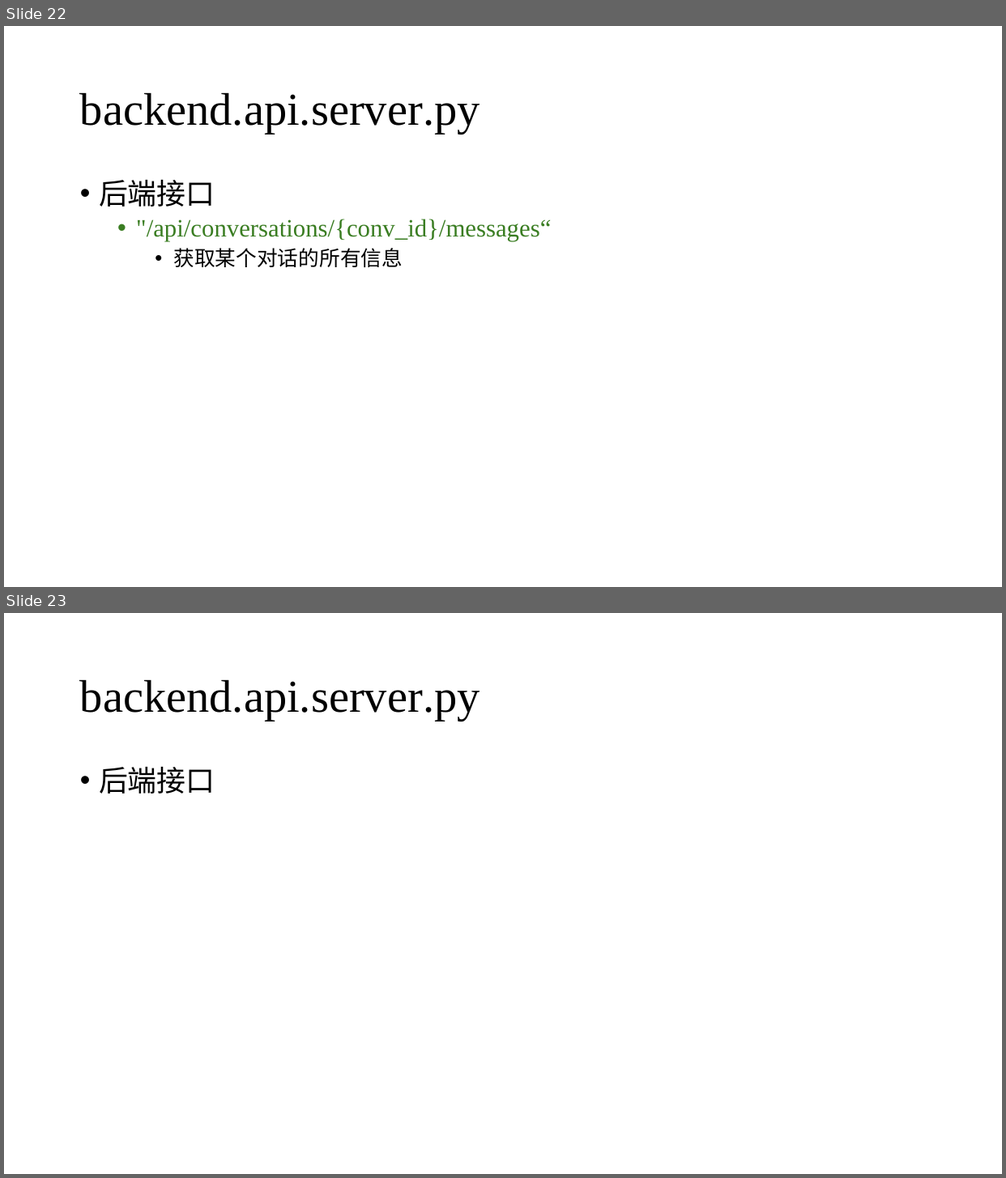
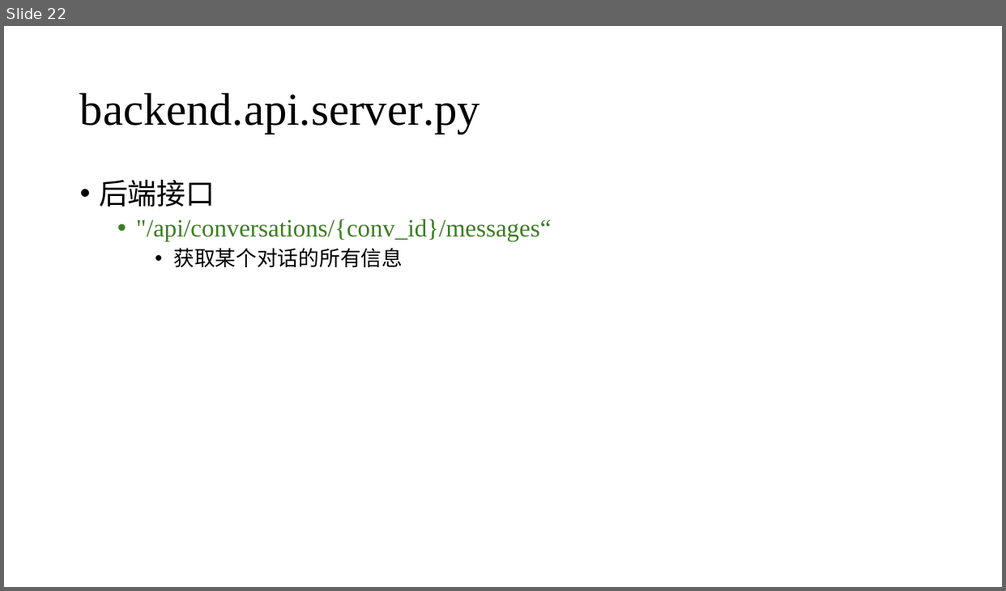
Before and after one commit to BeatGene/Bioinformatics_Agent, a slide deck: PPT/Bioinformatics_Agent_Architecture.pptx. Shown one above the other, each under a label of ours: slides 22 and 23 before the commit, slide 22 after it. The pictures are 1006x1178 and 1006x591 pixels, drawn with LibreOffice and Linux fonts; fonts in the diff are those of the drawing. Boxes give left, top, right and bottom in pixels: in the first picture for what was removed or moved away, otherwise in the second. Text is boxed around its words. In the diff, an @@ line names an element or a change of style, - is before the commit and + after.

Commit message:
后端结束

```diff
--- a/PPT/Bioinformatics_Agent_Architecture.pptx
+++ b/PPT/Bioinformatics_Agent_Architecture.pptx
@@ slide 23 removed at bbox=[4, 613, 1002, 1174], background #FFFFFF @@
@@ title removed at bbox=[80, 679, 480, 721] @@
-backend.api.server.py
@@ text removed at bbox=[99, 767, 215, 794] @@
-• 后端接口
```
Also in this commit, not shown: 1 slide changed, 1 slide added, 1 other slide removed, 26 other files.
